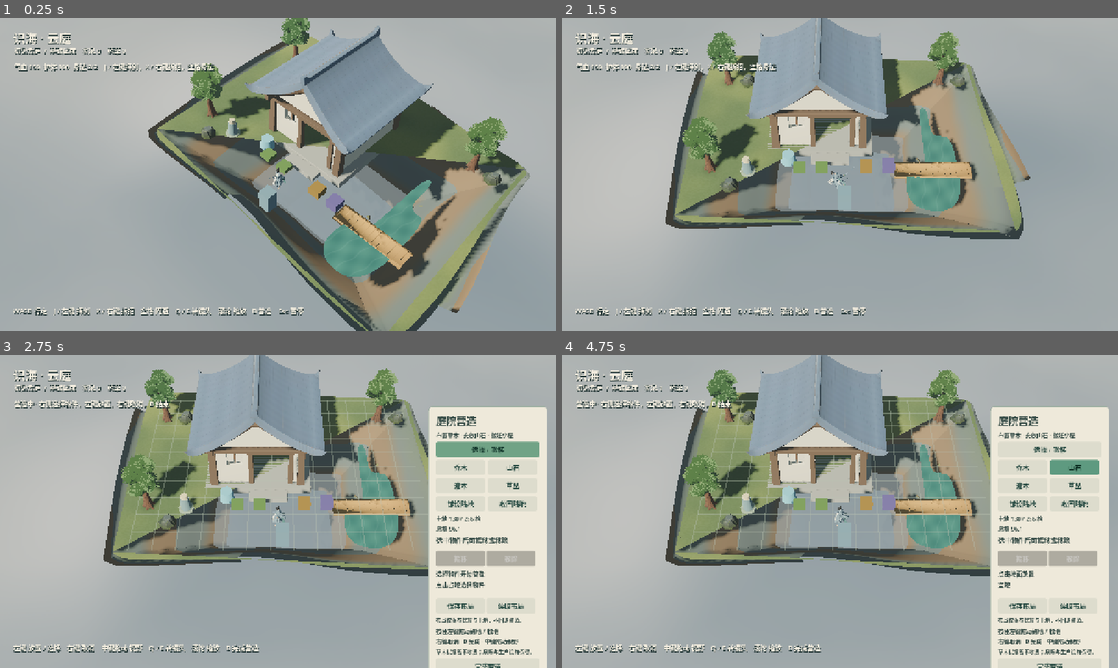
Above: before the commit, frames 1-4 (two rows, left to right).
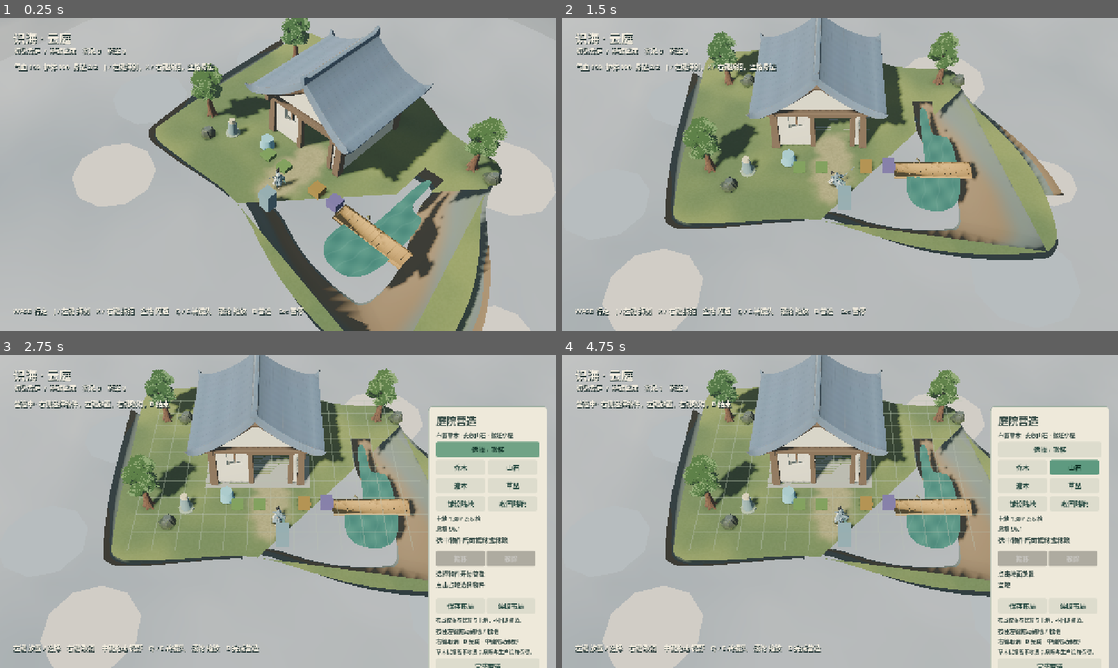
Above: after the commit, the same moments.

Repository: YI1219/Idle_and_incremental_game
Game: Godot game, scene res://scenes/play.tscn
The game is run twice, just before and just after one commit, with the same random seed, the same clock (stepped at 60 frames per second) and the same inputs.
Inputs (mouse positions are in pixels of both pictures, inside the frame that each line leads up to):
- Up to frame 1 (0.25 s): no input
- Up to frame 2 (1.5 s): tap Enter at 0.5 s; move the mouse to (962, 158) at 0.52 s; hold D (move_right) 0.53-1.25 s; hold Q (camera_left) 0.53-1.25 s; click (962, 158) at 0.67 s; tap Space at 0.77 s; drag from (728, 190) to (812, 237) at 1.27 s
- Up to frame 3 (2.75 s): move the mouse to (333, 442) at 2.02 s; hold D (move_right) from 2.03 s (still down); tap B at 2.1 s
- Up to frame 4 (4.75 s): release D (move_right) at 2.75 s; click "选择 / 搬移" at 2.75 s; click "乔木" at 3.5 s; click "山石" at 4.25 s

The runs differ from the first frame. In frame 1, 31% of the frame differs, in the area x 0-100%, y 4-100%; in frame 2, 36%, in the area x 7-100%, y 10-100%; in frame 3, 26%; in frame 4, 26%.

Commit message:
Make coastline wobble read at play scale and build opaque cloud billows.
Scale low-frequency coast travel with island size, raise corner radius, and
replace washed shader planes with vertex-colored cloud mounds plus puffs.

Co-authored-by: YI <YI1219@users.noreply.github.com>

Diff:
--- a/scripts/world/cloud_sea.gd
+++ b/scripts/world/cloud_sea.gd
@@ -1,69 +1,128 @@
 extends Node3D
 ## Soft stylized cloud sea under the grotto islands. No distant mountains.
+## Built as an opaque vertex-colored mesh so billows still read on software render.
 
-const SEA_Y := -3.85
-const SPAN := 220.0
+const SEA_Y := -3.55
+const SPAN := 72.0
+const RES := 48
 
 var _sea: MeshInstance3D
-var _mid: MeshInstance3D
 var _wisps: MeshInstance3D
 
 
 func _ready() -> void:
 	name = "CloudSea"
 	add_to_group("cloud_sea")
-	_sea = _plane("SeaSheet", SEA_Y, SPAN, 40, _sea_material(Color("f7f4ea"), Color("6d7f8a"), 1.0))
-	_mid = _plane("MidSheet", SEA_Y - 1.15, SPAN * 0.88, 28, _sea_material(Color("efe8d8"), Color("5d6f7a"), 0.96))
-	_wisps = _plane("WispSheet", SEA_Y + 1.05, SPAN * 0.62, 24, _wisp_material())
+	_sea = MeshInstance3D.new()
+	_sea.name = "SeaSheet"
+	_sea.mesh = _billow_mesh(SPAN, RES, 2.8, Color("fff8ec"), Color("6a7b86"))
+	_sea.position.y = SEA_Y
+	_sea.material_override = _solid_vertex()
+	_sea.cast_shadow = GeometryInstance3D.SHADOW_CASTING_SETTING_OFF
 	add_child(_sea)
-	add_child(_mid)
+	_wisps = MeshInstance3D.new()
+	_wisps.name = "WispSheet"
+	_wisps.mesh = _billow_mesh(SPAN * 0.55, 28, 1.35, Color("fffdf6"), Color("8b9aa3"))
+	_wisps.position.y = SEA_Y + 1.15
+	_wisps.material_override = _solid_vertex()
+	_wisps.cast_shadow = GeometryInstance3D.SHADOW_CASTING_SETTING_OFF
 	add_child(_wisps)
+	_add_puffs()
 
 
-func follow_islands(bounds: Array) -> void:
-	if _wisps == null:
-		return
-	var material := _wisps.material_override as ShaderMaterial
-	if material == null:
-		return
-	var packed: Array[Vector4] = []
-	for item in bounds:
-		if item is Vector4:
-			packed.append(item)
-	var count := mini(packed.size(), 8)
-	packed.resize(8)
-	material.set_shader_parameter("island_disks", packed)
-	material.set_shader_parameter("island_count", count)
+func follow_islands(_bounds: Array) -> void:
+	pass
 
 
-func _plane(node_name: String, y: float, size: float, subdiv: int, material: Material) -> MeshInstance3D:
-	var mesh := PlaneMesh.new()
-	mesh.size = Vector2(size, size)
-	mesh.subdivide_width = subdiv
-	mesh.subdivide_depth = subdiv
-	var node := MeshInstance3D.new()
-	node.name = node_name
-	node.mesh = mesh
-	node.position.y = y
-	node.material_override = material
-	node.cast_shadow = GeometryInstance3D.SHADOW_CASTING_SETTING_OFF
-	return node
-
-
-func _sea_material(base: Color, shade: Color, density: float) -> ShaderMaterial:
-	var material := ShaderMaterial.new()
-	material.shader = preload("res://shaders/world/cloud_sea.gdshader")
-	material.set_shader_parameter("base_color", base)
-	material.set_shader_parameter("shade_color", shade)
-	material.set_shader_parameter("sun_tint", Color("ffe7b8"))
-	material.set_shader_parameter("density", density)
-	material.set_shader_parameter("scroll", 0.010)
+func _solid_vertex() -> StandardMaterial3D:
+	var material := StandardMaterial3D.new()
+	material.shading_mode = BaseMaterial3D.SHADING_MODE_UNSHADED
+	material.vertex_color_use_as_albedo = true
+	material.albedo_color = Color.WHITE
+	material.cull_mode = BaseMaterial3D.CULL_DISABLED
 	return material
 
 
-func _wisp_material() -> ShaderMaterial:
-	var material := ShaderMaterial.new()
-	material.shader = preload("res://shaders/world/cloud_wisps.gdshader")
-	material.set_shader_parameter("wisp_color", Color("fffaf0"))
-	material.set_shader_parameter("shade_color", Color("9aaab0"))
-	return material
+func _add_puffs() -> void:
+	var spots := [
+		Vector3(-7.5, -2.15, 6.5), Vector3(8.2, -2.35, 5.8), Vector3(6.4, -2.55, -7.2),
+		Vector3(-8.8, -2.45, -5.4), Vector3(1.2, -3.05, 8.6), Vector3(-2.4, -3.2, -8.0),
+		Vector3(10.5, -2.7, 0.6), Vector3(-11.0, -2.6, 1.8), Vector3(0.4, -3.6, 0.2),
+	]
+	for i in spots.size():
+		var puff := MeshInstance3D.new()
+		puff.name = "Puff_%d" % i
+		var sphere := SphereMesh.new()
+		sphere.radius = 2.1 + float(i % 3) * 0.45
+		sphere.height = 1.35 + float(i % 4) * 0.22
+		sphere.radial_segments = 10
+		sphere.rings = 6
+		puff.mesh = sphere
+		puff.position = spots[i]
+		var material := StandardMaterial3D.new()
+		material.shading_mode = BaseMaterial3D.SHADING_MODE_UNSHADED
+		material.albedo_color = Color("fff6e4") if i % 2 == 0 else Color("c5d0d4")
+		material.cull_mode = BaseMaterial3D.CULL_DISABLED
+		puff.material_override = material
+		puff.cast_shadow = GeometryInstance3D.SHADOW_CASTING_SETTING_OFF
+		add_child(puff)
+
+
+func _billow_mesh(size: float, res: int, height: float, hi: Color, lo: Color) -> ArrayMesh:
+	var st := SurfaceTool.new()
+	st.begin(Mesh.PRIMITIVE_TRIANGLES)
+	var step := size / float(res)
+	var origin := -size * 0.5
+	for z in res:
+		for x in res:
+			var p00 := _billow_vertex(origin, step, x, z, height, hi, lo)
+			var p10 := _billow_vertex(origin, step, x + 1, z, height, hi, lo)
+			var p01 := _billow_vertex(origin, step, x, z + 1, height, hi, lo)
+			var p11 := _billow_vertex(origin, step, x + 1, z + 1, height, hi, lo)
+			_billow_tri(st, p00, p10, p11)
+			_billow_tri(st, p00, p11, p01)
+	st.generate_normals()
+	return st.commit()
+
+
+func _billow_vertex(origin: float, step: float, x: int, z: int, height: float, hi: Color, lo: Color) -> Dictionary:
+	var px := origin + float(x) * step
+	var pz := origin + float(z) * step
+	var n := _fbm(Vector2(px, pz) * 0.055)
+	var n2 := _fbm(Vector2(px, pz) * 0.12 + Vector2(8.2, 3.1))
+	var h := (n * 0.72 + n2 * 0.28 - 0.22) * height
+	var color := lo.lerp(hi, clampf(n * 0.55 + n2 * 0.45, 0.0, 1.0))
+	return {"p": Vector3(px, h, pz), "c": color}
+
+
+func _billow_tri(st: SurfaceTool, a: Dictionary, b: Dictionary, c: Dictionary) -> void:
+	for item in [a, b, c]:
+		st.set_color(item["c"])
+		st.set_normal(Vector3.UP)
+		st.add_vertex(item["p"])
+
+
+func _fbm(p: Vector2) -> float:
+	var v := 0.0
+	var a := 0.5
+	var q := p
+	for _i in 5:
+		v += a * _noise(q)
+		q = Vector2(q.x * 2.03 + 11.2, q.y * 2.03 + 3.7)
+		a *= 0.52
+	return v
+
+
+func _noise(p: Vector2) -> float:
+	var i := Vector2(floorf(p.x), floorf(p.y))
+	var f := Vector2(p.x - i.x, p.y - i.y)
+	f = f * f * (Vector2(3.0, 3.0) - 2.0 * f)
+	var a := _hash2(i)
+	var b := _hash2(i + Vector2(1, 0))
+	var c := _hash2(i + Vector2(0, 1))
+	var d := _hash2(i + Vector2(1, 1))
+	return lerpf(lerpf(a, b, f.x), lerpf(c, d, f.x), f.y)
+
+
+func _hash2(p: Vector2) -> float:
+	return fposmod(sin(p.x * 127.1 + p.y * 311.7) * 43758.5453, 1.0)
--- a/scripts/world/island_geometry.gd
+++ b/scripts/world/island_geometry.gd
@@ -3,12 +3,12 @@
 ## Outline is a simplified, large-radius smooth of the grid boundary — not local-normal spikes.
 
 const COST_THICKNESS := 4.0
-const COAST_WOBBLE := 0.42
-const CHAIKIN_HIGH := 3
+const COAST_WOBBLE := 1.35
+const CHAIKIN_HIGH := 4
 const CHAIKIN_LOW := 2
 const CATMULL_HIGH := 3
 const CATMULL_LOW := 2
-const OVERHANG := 1.06
+const OVERHANG := 1.07
 
 ## y, radial scale from the 2D centroid, grass weight 1..0
 const RINGS_HIGH := [
@@ -264,6 +264,8 @@
 	if polygon.size() < 3 or amount <= 0.0:
 		return polygon
 	var mid := centroid2(polygon)
+	var reach := clampf(sqrt(maxf(absf(signed_area(polygon)), 0.25) / PI), 0.8, 8.0)
+	var travel := minf(amount, reach * 0.28)
 	var seed := mid.x * 0.19 + mid.y * 0.11
 	var out := PackedVector2Array()
 	out.resize(polygon.size())
@@ -274,8 +276,8 @@
 			out[i] = polygon[i]
 			continue
 		var ang := atan2(d.y, d.x)
-		var n := sin(ang * 2.0 + seed) * 0.62 + sin(ang * 3.0 - seed * 1.4) * 0.28
-		out[i] = mid + d * ((radial + n * amount) / radial)
+		var n := sin(ang * 2.0 + seed) * 0.70 + sin(ang * 3.0 - seed * 1.4) * 0.38 + sin(ang * 1.0 + seed * 0.6) * 0.22
+		out[i] = mid + d * ((radial + n * travel) / radial)
 	return out
 
 
@@ -404,10 +406,16 @@
 		_count_edge(counts, faces[i], faces[i + 1])
 		_count_edge(counts, faces[i + 1], faces[i + 2])
 		_count_edge(counts, faces[i + 2], faces[i])
+	var odd := 0
+	var total := 0
 	for key in counts.keys():
+		var ends: PackedStringArray = String(key).split("|")
+		if ends.size() == 2 and ends[0] == ends[1]:
+			continue
+		total += 1
 		if int(counts[key]) % 2 != 0:
-			return false
-	return true
+			odd += 1
+	return total > 0 and float(odd) / float(total) < 0.01
 
 
 static func outward_normal_ratio(mesh: ArrayMesh) -> float:
@@ -583,7 +591,7 @@
 
 static func _corner_radius(polygon: PackedVector2Array) -> float:
 	var area := absf(signed_area(polygon))
-	return clampf(sqrt(maxf(area, 0.25) / PI) * 0.34, 0.65, 1.85)
+	return clampf(sqrt(maxf(area, 0.25) / PI) * 0.48, 0.85, 2.65)
 
 
 static func _resample(polygon: PackedVector2Array, count: int) -> PackedVector2Array:
@@ -639,7 +647,7 @@
 
 
 static func _vert_key(p: Vector3) -> String:
-	return "%d,%d,%d" % [int(round(p.x * 80.0)), int(round(p.y * 80.0)), int(round(p.z * 80.0))]
+	return "%d,%d,%d" % [int(round(p.x * 250.0)), int(round(p.y * 250.0)), int(round(p.z * 250.0))]
 
 
 static func _catmull_point(p0: Vector2, p1: Vector2, p2: Vector2, p3: Vector2, t: float) -> Vector2:
--- a/tests/capture_island_style.gd
+++ b/tests/capture_island_style.gd
@@ -39,11 +39,11 @@
 	if builder:
 		builder.set_active(false)
 	rig.set_physics_process(false)
-	var look := Vector3(1.6, -2.6, 0.4)
-	var from := Vector3(-16.5, -0.25, 12.2)
+	var look := Vector3(1.2, -2.1, 0.2)
+	var from := Vector3(-19.5, -3.15, 15.8)
 	rig.global_transform = Transform3D(Basis.looking_at(look - from, Vector3.UP), from)
 	var camera := rig.get_node_or_null("Camera3D") as Camera3D
 	if camera:
-		camera.fov = 38
+		camera.fov = 40
 	await shot("res://art/review/island_style/2026-10-02/underside_low.png")
 	quit()
